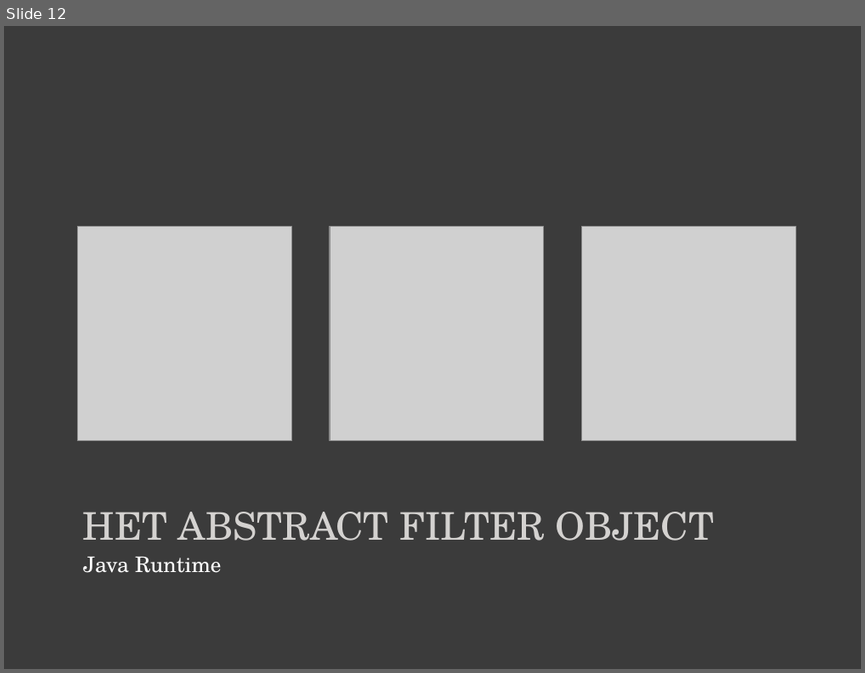
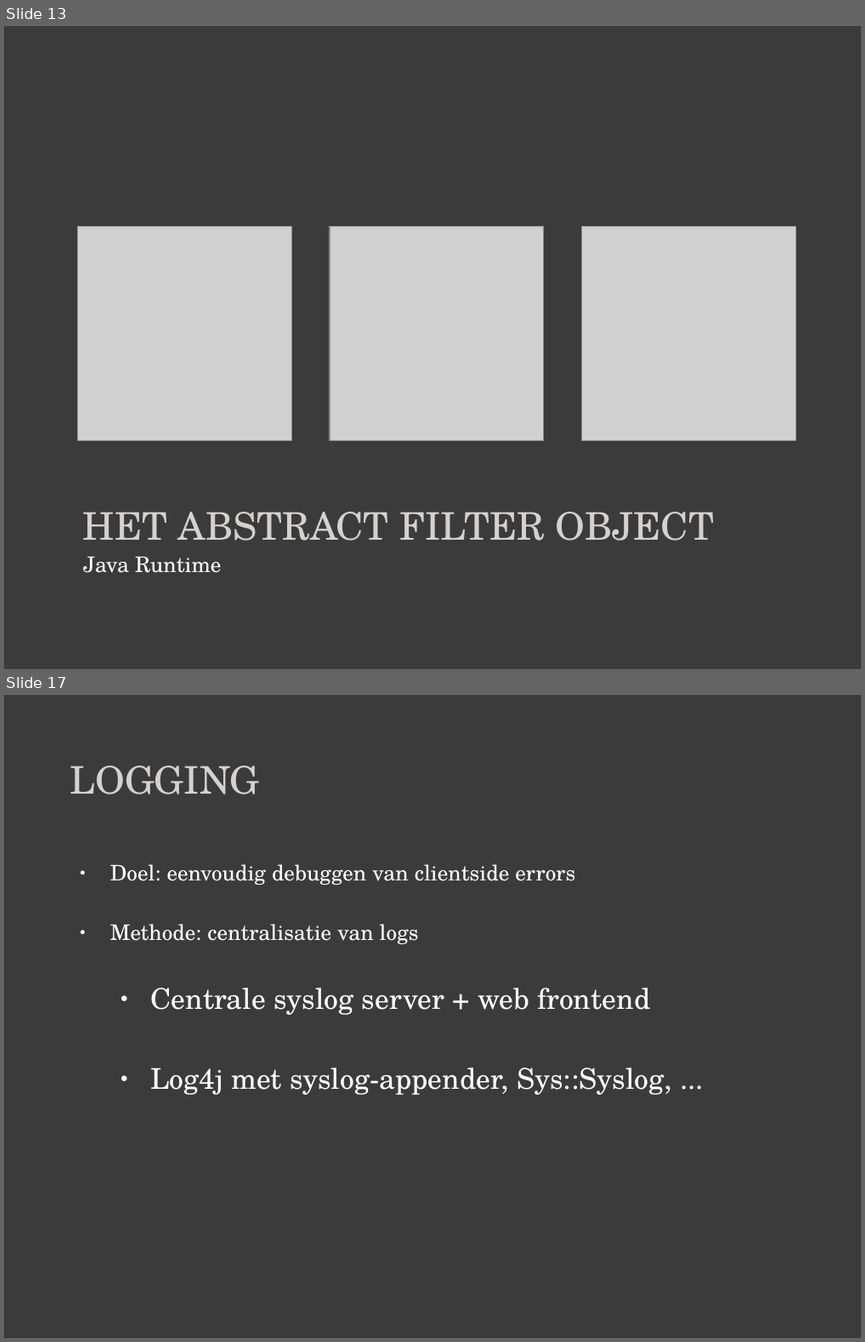
Before and after one commit to maleadt/stockplay, a slide deck: demo/Presentatie.pptx. Shown one above the other, each under a label of ours: slide 12 before the commit, slides 13 and 17 after it; the slides between them are not shown. The pictures are 865x673 and 865x1342 pixels, drawn with LibreOffice and Linux fonts; fonts in the diff are those of the drawing; grey boxes stand for pictures. Boxes give left, top, right and bottom in pixels: in the first picture for what was removed or moved away, otherwise in the second. Text is boxed around its words. In the diff, an @@ line names an element or a change of style, - is before the commit and + after.

```diff
--- a/demo/Presentatie.pptx
+++ b/demo/Presentatie.pptx
@@ slide 17 added at box(4, 695, 861, 1338), background #3B3B3B @@
@@ title added at box(69, 766, 259, 794), 32 pt, text #D4D2D0 @@
+LOGGING
@@ text added at box(110, 864, 672, 1095), 24 pt, text #FFFFFF @@
+● Doel: eenvoudig debuggen van clientside errors
+● Methode: centralisatie van logs
+  ● Centrale syslog server + web frontend
+  ● Log4j met syslog-appender, Sys::Syslog, ...
@@ what was slide 12 is now slide 13 @@
```
Also in this commit, not shown: 3 other slides added.
